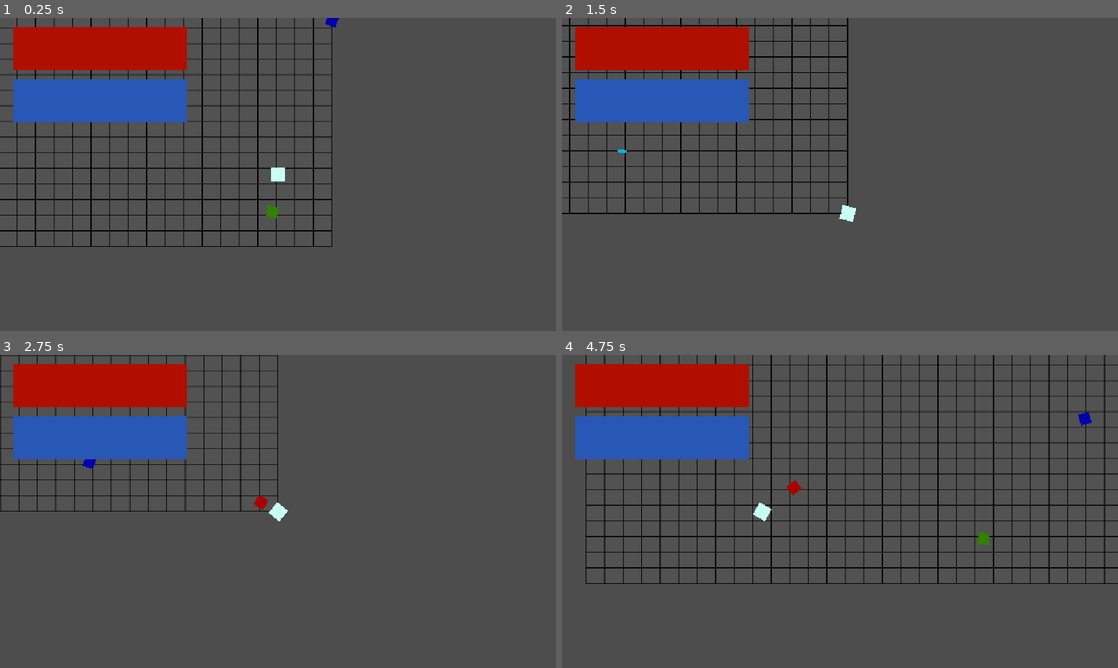
Above: before the commit, frames 1-4 (two rows, left to right).
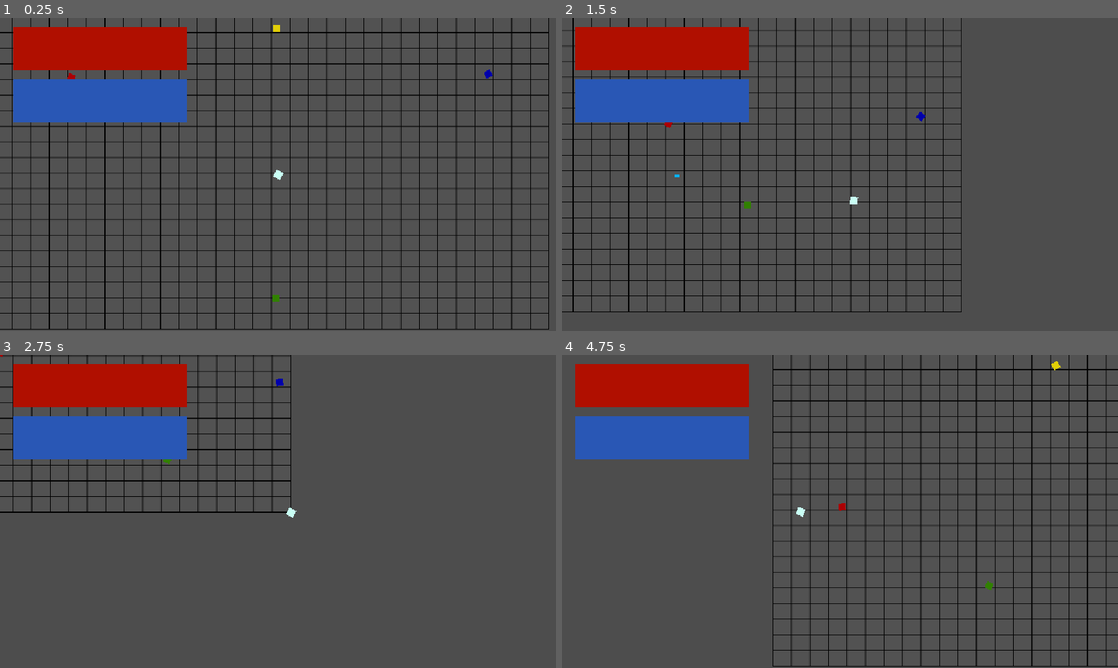
Above: after the commit, the same moments.

Repository: EmpexOri/OperationHavok
Game: Godot game, scene res://Scenes/PlaygroundScene.tscn
Same seed, same stepped clock (60 frames per second), same inputs: the game is played once before the commit and once after it.
Inputs (mouse positions are in pixels of both pictures, inside the frame that each line leads up to):
- Up to frame 1 (0.25 s): no input
- Up to frame 2 (1.5 s): move the mouse to (962, 158) at 0.52 s; hold D (right) 0.53-1.28 s; click (962, 158) at 0.6 s; move the mouse to (728, 190) at 1.27 s; hold S (down) from 1.28 s (still down); click (728, 190) at 1.35 s
- Up to frame 3 (2.75 s): move the mouse to (333, 442) at 2.02 s; release S (down) at 2.03 s; hold D (right) from 2.03 s (still down); click (333, 442) at 2.1 s
- Up to frame 4 (4.75 s): move the mouse to (812, 574) at 2.77 s; release D (right) at 2.78 s; hold W (up) 2.78-3.53 s; click (812, 574) at 2.85 s; move the mouse to (1006, 558) at 3.52 s; hold A (left) from 3.53 s (still down); click (1006, 558) at 3.6 s; move the mouse to (673, 464) at 4.27 s; click (673, 464) at 4.35 s

The runs differ from the first frame. In frame 1, 13% of the frame differs, in the area x 0-99%, y 0-100%; in frame 2, 8.5%; in frame 3, 3.6%; in frame 4, 14%, in the area x 4-100%, y 0-100%.

Commit message:
big rework

Diff:
--- a/Assets/Scripts/Enemy/enemy.gd
+++ b/Assets/Scripts/Enemy/enemy.gd
@@ -1,6 +1,6 @@
 extends CharacterBody2D
 
-var Speed = 350
+var Speed = 180
 var Enemy = preload("res://Assets/Scripts/Enemy/enemy.gd")
 
 func _ready():
--- a/Assets/Scripts/Enemy/enemy2.gd
+++ b/Assets/Scripts/Enemy/enemy2.gd
@@ -1,6 +1,6 @@
 extends CharacterBody2D
 
-var Speed = 200
+var Speed = 130
 var Enemy = preload("res://Assets/Scripts/Enemy/enemy2.gd")
 var OrbitSpeed = 50
 var OrbitDirection
@@ -27,7 +27,7 @@
 
 	var Direction = (Player.position - position).normalized()
 
-	if position.distance_to(Player.position) >= 300:
+	if position.distance_to(Player.position) >= 150:
 		velocity = Direction * Speed
 	else:
 		var Angle = (position - Player.position).angle() + OrbitSpeed * OrbitDirection * _delta
--- a/Assets/Scripts/Enemy/enemy3.gd
+++ b/Assets/Scripts/Enemy/enemy3.gd
@@ -1,6 +1,6 @@
 extends CharacterBody2D
 
-var Speed = 175
+var Speed = 100
 var Enemy = preload("res://Scenes/Misc/enemy_3.tscn")
 
 func _ready():
--- a/Assets/Scripts/Enemy/enemy4.gd
+++ b/Assets/Scripts/Enemy/enemy4.gd
@@ -1,6 +1,6 @@
 extends CharacterBody2D
 
-var Speed = 250
+var Speed = 120
 var Enemy = preload("res://Assets/Scripts/Enemy/enemy4.gd")
 var BulletSpeed = 800
 var Bullet = preload("res://Scenes/Misc/bullet.tscn")
@@ -13,7 +13,7 @@
 
 	var Direction = (Player.position - position).normalized()
 
-	if position.distance_to(Player.position) >= 250:
+	if position.distance_to(Player.position) >= 100:
 		velocity = Vector2(0, 0)
 	else:
 		velocity = Direction * Speed
--- a/Assets/Scripts/Player Scripts/player.gd
+++ b/Assets/Scripts/Player Scripts/player.gd
@@ -1,7 +1,7 @@
 extends CharacterBody2D
 
-var MoveSpeed = 500
-var BulletSpeed = 2000
+var MoveSpeed = 250
+var BulletSpeed = 1500
 var Bullet = preload("res://Scenes/Misc/bullet.tscn")
 
 func _ready():
--- a/Scenes/Misc/bullet.tscn
+++ b/Scenes/Misc/bullet.tscn
@@ -4,10 +4,10 @@
 [ext_resource type="Texture2D" uid="uid://bs0bfjn56fwlt" path="res://Assets/Art/Player.png" id="2_4psrt"]
 
 [sub_resource type="RectangleShape2D" id="RectangleShape2D_v7oki"]
-size = Vector2(9.6, 3.8)
+size = Vector2(6.42, 2.55)
 
 [sub_resource type="RectangleShape2D" id="RectangleShape2D_t4vbm"]
-size = Vector2(9.9, 4.1)
+size = Vector2(6.75, 2.9)
 
 [node name="Bullet" type="RigidBody2D"]
 gravity_scale = 0.0
@@ -18,7 +18,7 @@
 
 [node name="Sprite2D" type="Sprite2D" parent="."]
 modulate = Color(0, 0.7, 1, 1)
-scale = Vector2(0.6, 0.24)
+scale = Vector2(0.4, 0.16)
 texture = ExtResource("2_4psrt")
 
 [node name="Area2D" type="Area2D" parent="."]
--- a/Scenes/Misc/enemy.tscn
+++ b/Scenes/Misc/enemy.tscn
@@ -4,10 +4,10 @@
 [ext_resource type="Script" uid="uid://bcgibjer11dey" path="res://Assets/Scripts/Enemy/enemy.gd" id="1_mvqga"]
 
 [sub_resource type="RectangleShape2D" id="RectangleShape2D_n2kcc"]
-size = Vector2(13, 13)
+size = Vector2(8, 8)
 
 [sub_resource type="RectangleShape2D" id="RectangleShape2D_058mb"]
-size = Vector2(14.5, 14.5)
+size = Vector2(9, 9)
 
 [node name="Enemy" type="CharacterBody2D"]
 script = ExtResource("1_mvqga")
@@ -17,7 +17,7 @@
 
 [node name="Sprite2D" type="Sprite2D" parent="."]
 modulate = Color(0.67, 0, 0.0111665, 1)
-scale = Vector2(0.8, 0.8)
+scale = Vector2(0.5, 0.5)
 texture = ExtResource("1_hghv2")
 
 [node name="Area2D" type="Area2D" parent="."]
--- a/Scenes/Misc/enemy_2.tscn
+++ b/Scenes/Misc/enemy_2.tscn
@@ -4,10 +4,10 @@
 [ext_resource type="Texture2D" uid="uid://bs0bfjn56fwlt" path="res://Assets/Art/Player.png" id="1_t3d2o"]
 
 [sub_resource type="RectangleShape2D" id="RectangleShape2D_2c381"]
-size = Vector2(13, 13)
+size = Vector2(8, 8)
 
 [sub_resource type="RectangleShape2D" id="RectangleShape2D_6ogbx"]
-size = Vector2(14.5, 14.5)
+size = Vector2(9, 9)
 
 [node name="Enemy2" type="CharacterBody2D"]
 script = ExtResource("1_61o6s")
@@ -17,7 +17,7 @@
 
 [node name="Sprite2D" type="Sprite2D" parent="."]
 modulate = Color(0, 0, 0.67, 1)
-scale = Vector2(0.8, 0.8)
+scale = Vector2(0.5, 0.5)
 texture = ExtResource("1_t3d2o")
 
 [node name="Area2D" type="Area2D" parent="."]
--- a/Scenes/Misc/enemy_3.tscn
+++ b/Scenes/Misc/enemy_3.tscn
@@ -4,10 +4,10 @@
 [ext_resource type="Script" uid="uid://7gv0u7m0fnce" path="res://Assets/Scripts/Enemy/enemy3.gd" id="1_mex1v"]
 
 [sub_resource type="RectangleShape2D" id="RectangleShape2D_hukrr"]
-size = Vector2(13, 13)
+size = Vector2(8, 8)
 
 [sub_resource type="RectangleShape2D" id="RectangleShape2D_dxyk6"]
-size = Vector2(14.5, 14.5)
+size = Vector2(9, 9)
 
 [node name="Enemy3" type="CharacterBody2D"]
 script = ExtResource("1_mex1v")
@@ -17,7 +17,7 @@
 
 [node name="Sprite2D" type="Sprite2D" parent="."]
 modulate = Color(0.191667, 0.5, 0, 1)
-scale = Vector2(0.8, 0.8)
+scale = Vector2(0.5, 0.5)
 texture = ExtResource("1_ipo15")
 
 [node name="Area2D" type="Area2D" parent="."]
--- a/Scenes/Misc/enemy_4.tscn
+++ b/Scenes/Misc/enemy_4.tscn
@@ -4,10 +4,10 @@
 [ext_resource type="Script" uid="uid://b7d7d020brysy" path="res://Assets/Scripts/Enemy/enemy4.gd" id="1_i7wpa"]
 
 [sub_resource type="RectangleShape2D" id="RectangleShape2D_xb431"]
-size = Vector2(13, 13)
+size = Vector2(8, 8)
 
 [sub_resource type="RectangleShape2D" id="RectangleShape2D_kdbor"]
-size = Vector2(14.5, 14.5)
+size = Vector2(9, 9)
 
 [node name="Enemy4" type="CharacterBody2D"]
 script = ExtResource("1_i7wpa")
@@ -17,7 +17,7 @@
 
 [node name="Sprite2D" type="Sprite2D" parent="."]
 modulate = Color(0.88, 0.808867, 0.0264, 1)
-scale = Vector2(0.8, 0.8)
+scale = Vector2(0.5, 0.5)
 texture = ExtResource("1_57i5b")
 
 [node name="Area2D" type="Area2D" parent="."]
--- a/Scenes/PlaygroundScene.tscn
+++ b/Scenes/PlaygroundScene.tscn
@@ -13,10 +13,10 @@
 [ext_resource type="PackedScene" uid="uid://djdmgiabwutdt" path="res://Scenes/Misc/enemy_4.tscn" id="8_1cxn6"]
 
 [sub_resource type="RectangleShape2D" id="RectangleShape2D_d0q0w"]
-size = Vector2(16, 16)
+size = Vector2(8.7, 8.7)
 
 [sub_resource type="RectangleShape2D" id="RectangleShape2D_3kogm"]
-size = Vector2(17.5, 17.5)
+size = Vector2(10, 10)
 
 [node name="World" type="Node2D"]
 script = ExtResource("1_3kogm")
@@ -62,7 +62,7 @@
 script = ExtResource("4_aly1e")
 
 [node name="Player" type="CharacterBody2D" parent="."]
-position = Vector2(578, 277)
+position = Vector2(328, 182)
 script = ExtResource("5_w5l6p")
 
 [node name="CollisionShape2D" type="CollisionShape2D" parent="Player"]
@@ -70,6 +70,7 @@
 
 [node name="Sprite2D" type="Sprite2D" parent="Player"]
 modulate = Color(0.79, 1, 0.958, 1)
+scale = Vector2(0.55, 0.55)
 texture = ExtResource("4_qruto")
 
 [node name="Area2D" type="Area2D" parent="Player"]
@@ -81,15 +82,15 @@
 position_smoothing_enabled = true
 
 [node name="Enemy" parent="." instance=ExtResource("5_aly1e")]
-position = Vector2(97, 80)
+position = Vector2(49, 51)
 
 [node name="Enemy2" parent="." instance=ExtResource("6_w5l6p")]
-position = Vector2(1077, 85)
+position = Vector2(599, 52)
 
 [node name="Enemy3" parent="." instance=ExtResource("7_wlc0k")]
-position = Vector2(565, 619)
+position = Vector2(324, 349)
 
 [node name="Enemy4" parent="." instance=ExtResource("8_1cxn6")]
-position = Vector2(577, -26)
+position = Vector2(326, 14)
 
 [connection signal="body_entered" from="Player/Area2D" to="Player" method="_on_area_2d_body_entered"]
